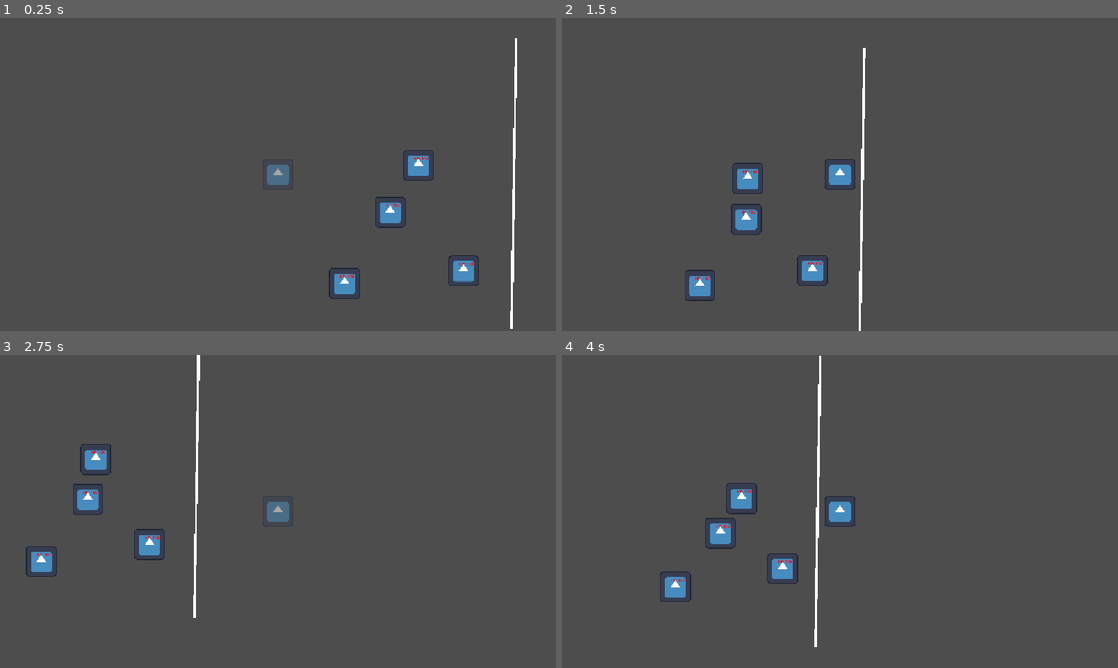
Above: before the commit, frames 1-4 (two rows, left to right).
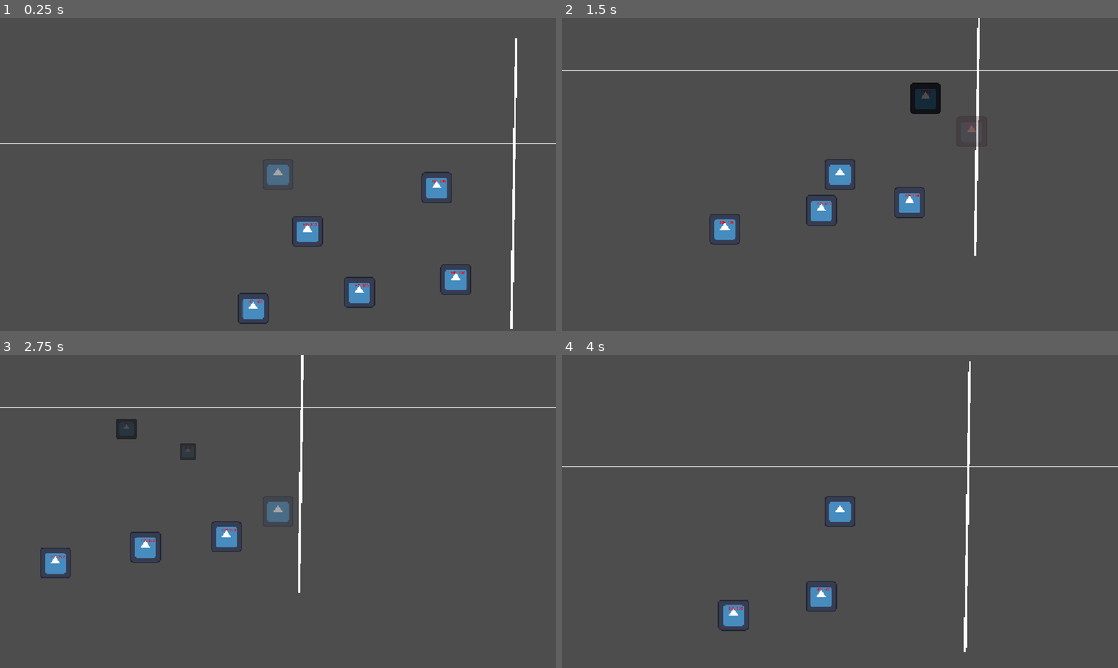
Above: after the commit, the same moments.

Repository: huajianwanzhao/xueyuanlu_gamejam
Game: Godot game, scene res://scenes/world.tscn
The game is run twice, just before and just after one commit, with the same random seed, the same clock (stepped at 60 frames per second) and the same inputs. Before the commit the project starts from res://world.tscn. The engine's default icon, where the game draws it, is replaced by a stand-in: a white triangle on a blue panel in a dark square.
Inputs (mouse positions are in pixels of both pictures, inside the frame that each line leads up to):
- Up to frame 1 (0.25 s): no input
- Up to frame 2 (1.5 s): tap Enter at 0.5 s; move the mouse to (962, 158) at 0.52 s; hold Right (ui_right) 0.53-1.28 s; click (962, 158) at 0.6 s; move the mouse to (728, 190) at 1.27 s; hold Down (ui_down) from 1.28 s (still down); click (728, 190) at 1.35 s
- Up to frame 3 (2.75 s): move the mouse to (333, 442) at 2.02 s; release Down (ui_down) at 2.03 s; hold Right (ui_right) from 2.03 s (still down); click (333, 442) at 2.1 s
- Up to frame 4 (4 s): move the mouse to (812, 574) at 2.77 s; release Right (ui_right) at 2.78 s; hold Up (ui_up) 2.78-3.53 s; click (812, 574) at 2.85 s; move the mouse to (1006, 558) at 3.52 s; hold Left (ui_left) from 3.53 s (still down); click (1006, 558) at 3.6 s

The runs differ from the first frame. In frame 1, 2.7% of the frame differs, in the area x 0-100%, y 40-98%; in frame 2, 3.7%, in the area x 0-100%, y 0-100%; in frame 3, 3.0%; in frame 4, 3.0%.

Commit message:
fix: 被撞的敌人真正被弹飞（重叠查询取代射线）+ 目录重组到 script/ scenes/

Diff:
--- a/project.godot
+++ b/project.godot
@@ -11,7 +11,7 @@
 [application]
 
 config/name="学院路 GameJam"
-run/main_scene="res://world.tscn"
+run/main_scene="res://scenes/world.tscn"
 config/features=PackedStringArray("4.7", "GL Compatibility")
 config/icon="res://icon.svg"
 
--- a/enemy.tscn
+++ b/scenes/enemy.tscn
@@ -1,6 +1,6 @@
 [gd_scene format=3 uid="uid://cs8ernr6qvfbe"]
 
-[ext_resource type="Script" uid="uid://f2dgqlxigggm" path="res://enemy.gd" id="1_4gyqm"]
+[ext_resource type="Script" uid="uid://f2dgqlxigggm" path="res://script/enemy.gd" id="1_4gyqm"]
 [ext_resource type="Texture2D" uid="uid://oya8wpn6jmc8" path="res://icon.svg" id="2_qi2p4"]
 
 [sub_resource type="CircleShape2D" id="CircleShape2D_e5qy5"]
--- a/player.tscn
+++ b/scenes/player.tscn
@@ -1,12 +1,12 @@
 [gd_scene format=3 uid="uid://l223k0nuf2s5"]
 
 [ext_resource type="Texture2D" uid="uid://oya8wpn6jmc8" path="res://icon.svg" id="1_4flbx"]
-[ext_resource type="Script" uid="uid://lc0hhllikc4g" path="res://player.gd" id="1_onrkg"]
+[ext_resource type="Script" uid="uid://lc0hhllikc4g" path="res://script/player.gd" id="1_onrkg"]
 
 [sub_resource type="CircleShape2D" id="CircleShape2D_e5qy5"]
 radius = 85.052925
 
-[node name="player" type="CharacterBody2D" groups=["Player"] unique_id=350405252]
+[node name="player" type="CharacterBody2D" unique_id=350405252 groups=["Player"]]
 script = ExtResource("1_onrkg")
 ghost_speed = 700.0
 real_speed = 500.0
--- /dev/null
+++ b/scenes/world.tscn
@@ -0,0 +1,34 @@
+[gd_scene format=3 uid="uid://daw61onyah6o1"]
+
+[ext_resource type="PackedScene" uid="uid://l223k0nuf2s5" path="res://scenes/player.tscn" id="1_4wyf3"]
+[ext_resource type="PackedScene" uid="uid://rsqu2k7yybp5" path="res://scenes/wall.tscn" id="2_k0juu"]
+[ext_resource type="PackedScene" uid="uid://cs8ernr6qvfbe" path="res://scenes/enemy.tscn" id="3_71j4m"]
+
+[node name="world" type="Node2D" unique_id=925776849]
+
+[node name="player" parent="." unique_id=350405252 instance=ExtResource("1_4wyf3")]
+position = Vector2(279, 120)
+
+[node name="StaticBody2D" parent="." unique_id=1224677045 instance=ExtResource("2_k0juu")]
+position = Vector2(1254, 163)
+rotation = 1.5871437
+scale = Vector2(5.9656715, -1.4849094)
+
+[node name="enemy" parent="." unique_id=883022662 instance=ExtResource("3_71j4m")]
+position = Vector2(937, 175)
+
+[node name="enemy3" parent="." unique_id=93605528 instance=ExtResource("3_71j4m")]
+position = Vector2(1016, 555)
+
+[node name="enemy4" parent="." unique_id=908831382 instance=ExtResource("3_71j4m")]
+position = Vector2(616, 608)
+
+[node name="enemy5" parent="." unique_id=686187504 instance=ExtResource("3_71j4m")]
+position = Vector2(176, 675)
+
+[node name="enemy2" parent="." unique_id=795705983 instance=ExtResource("3_71j4m")]
+position = Vector2(401, 355)
+
+[node name="wall" parent="." unique_id=139897504 instance=ExtResource("2_k0juu")]
+position = Vector2(649, -7)
+scale = Vector2(-23.125505, -0.48361847)
--- a/enemy.gd
+++ b/script/enemy.gd
@@ -12,7 +12,13 @@
 @export var speed: float = 50.0
 @export var attack_id: int = -1
 @export var launch_count: int = 0
-@export var friction: float = 0.85 # 稍微调高了传递效率
+@export var friction: float = 0.9 # 提高传递效率，连环撞更远
+@export var min_chain_speed: float = 500.0 # 连环撞击的保底起飞速度，低于这个值被撞的敌人就只是被推一下
+
+@export_group("伤害参数")
+@export var chain_damage_factor: float = 0.06 # 连环撞击伤害 = 撞击速度 × 这个系数（0.2 时 1200 速=240 伤害，必秒杀）
+@export var launch_damage: float = 20.0 # 被弹飞时立刻扣的血（原来硬编码 50，配合 0.2 系数会秒杀）
+@export var chain_slowdown: float = 0.7 # 撞到敌人后自身保留的速度比例
 
 @export_group("死亡延迟")
 @export var death_delay: float = 0.15
@@ -59,68 +65,96 @@
 		velocity = Vector2.ZERO
 
 
-# ================= 子弹移动与碰撞 =================
+# ================= 子弹移动与连环穿透碰撞 =================
 func _process_bullet(delta: float) -> void:
 	var motion = velocity * delta
 	var next_pos = global_position + motion
-
+	var travel_dir := velocity.normalized()
 	var space_state = get_world_2d().direct_space_state
-	var query = PhysicsRayQueryParameters2D.create(global_position, next_pos)
-	query.exclude = [get_rid()]
-	query.collision_mask = 0xFFFFFFFF
-
-	var result = space_state.intersect_ray(query)
-
-	if result:
-		var collider = result.collider
-		var normal = result.normal
-
-		var enemy_node = collider
-		if not enemy_node.has_method("take_damage") and enemy_node.get_parent() and enemy_node.get_parent().has_method("take_damage"):
-			enemy_node = enemy_node.get_parent()
-
-		if enemy_node.has_method("take_damage"):
-			# 【核心修复1】如果是同一次攻击产生的子弹，直接穿透，不反弹！
-			if enemy_node.attack_id == self.attack_id:
-				global_position = next_pos
-				return
-
-			if enemy_node != self and enemy_node.current_state != State.DEAD:
-				_handle_enemy_hit(enemy_node, normal)
-				# 【核心修复2】撞击者直接穿过去，不要停留在原地，也不要反弹
-				global_position = next_pos
-			elif enemy_node.current_state == State.DEAD:
-				_handle_corpse_hit(enemy_node, normal)
-				global_position = result.position - velocity.normalized() * 2.0
-
-		elif collider is StaticBody2D or collider is TileMap:
-			_handle_wall_hit(normal)
-			global_position = result.position - velocity.normalized() * 2.0
+	var exclude_rids: Array[RID] = [get_rid()]
+	# 玩家不挡飞行中的敌人：出杆瞬间子弹就贴着玩家，不排除会卡在玩家身体里原地不动
+	var player_node = get_tree().get_first_node_in_group("Player")
+	if player_node is CollisionObject2D:
+		exclude_rids.append(player_node.get_rid())
+
+	#【核心修复】不再用射线找敌人，改用和自身等大的圆做重叠查询：
+	# 敌人之间本来就贴得很近，射线从贴脸的敌人身体内部出发会漏掉它，
+	# 结果就是被撞的敌人只是被物理碰撞挤开一点点——看起来就是「被推开、没有初速度」。
+	var target := _find_overlapping_enemy(next_pos, exclude_rids)
+	if target:
+		# 同一次攻击的子弹互相穿透，绝不互撞卡死
+		if target.attack_id == attack_id:
+			global_position = next_pos
+			return
+		if target.current_state == State.DEAD:
+			_handle_corpse_hit(target, -travel_dir)
+		else:
+			_handle_enemy_hit(target, -travel_dir)
+		# 撞完人直接穿透过去，绝不卡在原地
+		global_position = next_pos
 	else:
-		global_position = next_pos
+		var query := PhysicsRayQueryParameters2D.create(global_position, next_pos)
+		query.exclude = exclude_rids
+		query.collision_mask = 0xFFFFFFFF
+		var result := space_state.intersect_ray(query)
+		if result and (result.collider is StaticBody2D or result.collider is TileMap):
+			_handle_wall_hit(result.normal)
+			global_position = result.position - travel_dir * 2.0
+		else:
+			# 什么都没撞到、或撞到打不动的物体（比如玩家），继续飞
+			global_position = next_pos
 
 	# 速度太低了才停下
 	if velocity.length() < 20.0:
 		_end_bullet_state()
 
 
+# 用自身大小的圆在目标位置做重叠查询，找出最近的一个敌人
+func _find_overlapping_enemy(at_pos: Vector2, exclude_rids: Array[RID]) -> Node2D:
+	var radius := 60.0
+	var cs := get_node_or_null("CollisionShape2D") as CollisionShape2D
+	if cs and cs.shape is CircleShape2D:
+		radius = (cs.shape as CircleShape2D).radius
+	var circle := CircleShape2D.new()
+	circle.radius = radius
+	var params := PhysicsShapeQueryParameters2D.new()
+	params.shape = circle
+	params.transform = Transform2D(0.0, at_pos)
+	params.collision_mask = collision_mask
+	params.exclude = exclude_rids
+	var hits := get_world_2d().direct_space_state.intersect_shape(params, 8)
+	var best: Node2D = null
+	var best_dist := INF
+	for h in hits:
+		var c = h.collider
+		if c == self or not (c is Enemy):
+			continue
+		var d: float = at_pos.distance_to(c.global_position)
+		if d < best_dist:
+			best_dist = d
+			best = c
+	return best
+
+
 func _handle_enemy_hit(target_enemy: Node2D, normal: Vector2) -> void:
 	if target_enemy.attack_id == self.attack_id and target_enemy.launch_count > 0:
 		return
 
-	var impact_damage = velocity.length() * 0.2
+	var impact_damage = velocity.length() * chain_damage_factor
 	print("💥 连环碰撞！", self.name, " 撞了 ", target_enemy.name, "，伤害: ", int(impact_damage))
 
-	# 传递速度
+	# 用当前子弹的方向把速度传给它；保底速度保证"被撞开"而不是"被推开"
 	var chain_dir = velocity.normalized()
-	var chain_speed = velocity.length() * friction
+	var chain_speed = maxf(velocity.length() * friction, min_chain_speed)
+
+	# 把巨大的速度传给敌人，让它飞起来
 	target_enemy.apply_launch(chain_dir, chain_speed, self.attack_id)
 
-	# 扣血
+	# 然后再扣血
 	target_enemy.take_damage(impact_damage)
 
-	# 【核心修复3】撞击者自身减速，但保持原方向不反弹，这样它可以继续撞下一个人
-	velocity *= 0.6
+	# 撞击者自身减速，但仍然保持原本的方向高速穿梭，去撞下一个
+	velocity *= chain_slowdown
 
 
 func _handle_corpse_hit(corpse: Node2D, normal: Vector2) -> void:
@@ -246,7 +280,7 @@
 	modulate = Color(1, 0.4, 0)
 
 	if launch_count == 1:
-		take_damage(50.0)
+		take_damage(launch_damage)
 
 	print("🚀 ", name, " 被弹飞！初速度: ", int(p_speed), " 攻击ID: ", attack_id)
 
--- a/world.tscn
+++ /dev/null
@@ -1,27 +0,0 @@
-[gd_scene format=3 uid="uid://daw61onyah6o1"]
-
-[ext_resource type="PackedScene" uid="uid://l223k0nuf2s5" path="res://player.tscn" id="1_fj7yv"]
-[ext_resource type="PackedScene" uid="uid://cs8ernr6qvfbe" path="res://enemy.tscn" id="2_tlwt5"]
-[ext_resource type="PackedScene" uid="uid://rsqu2k7yybp5" path="res://wall.tscn" id="3_tlwt5"]
-
-[node name="world" type="Node2D" unique_id=925776849]
-
-[node name="player" parent="." unique_id=350405252 instance=ExtResource("1_fj7yv")]
-position = Vector2(279, 120)
-
-[node name="CharacterBody2D" parent="." unique_id=883022662 groups=["Enemy"] instance=ExtResource("2_tlwt5")]
-position = Vector2(861, 82)
-
-[node name="CharacterBody2D2" parent="." unique_id=1190063623 groups=["Enemy"] instance=ExtResource("2_tlwt5")]
-position = Vector2(1048, 519)
-
-[node name="CharacterBody2D3" parent="." unique_id=1553964840 groups=["Enemy"] instance=ExtResource("2_tlwt5")]
-position = Vector2(744, 276)
-
-[node name="CharacterBody2D4" parent="." unique_id=1322247866 groups=["Enemy"] instance=ExtResource("2_tlwt5")]
-position = Vector2(555, 571)
-
-[node name="StaticBody2D" parent="." unique_id=1224677045 instance=ExtResource("3_tlwt5")]
-position = Vector2(1254, 163)
-rotation = 1.5871437
-scale = Vector2(5.9656715, -1.4849094)
Renamed: wall.tscn -> scenes/wall.tscn
Renamed: enemy.gd.uid -> script/enemy.gd.uid
Renamed: player.gd -> script/player.gd
Renamed: player.gd.uid -> script/player.gd.uid
Not shown, changed: 游戏结构.md
